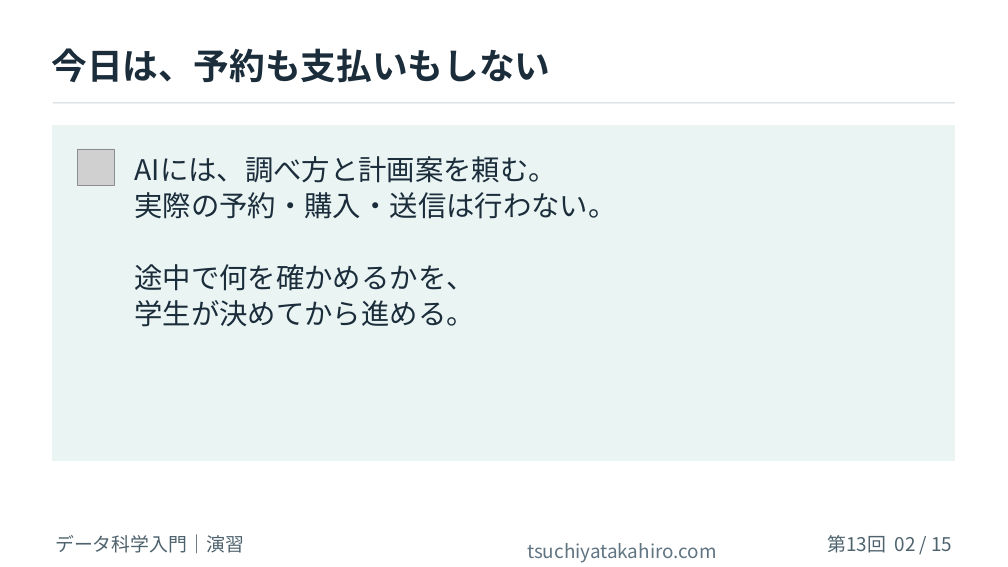
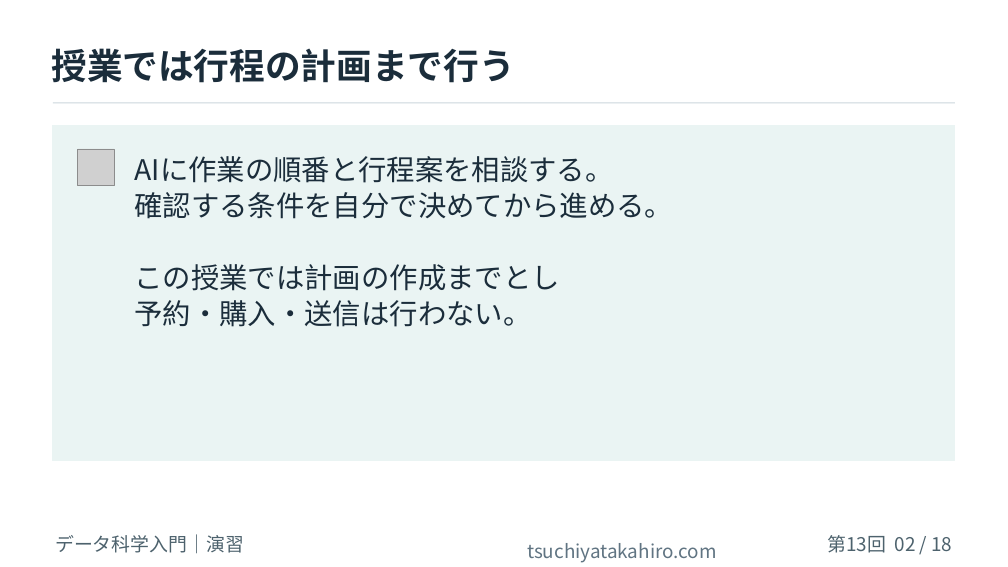
Before and after one commit to tsuchiyatakahirolab/ai-data-literacy, a slide deck: slide 2 of slides/Week13_Plan_and_Check.pptx. Drawn at 1008x567 pixels with LibreOffice and Linux fonts; fonts in the diff are those of the drawing; grey boxes stand for pictures; background and template pictures are left out. Boxes give left, top, right and bottom in pixels: in the first picture for what was removed or moved away, otherwise in the second. Text is boxed around its words. In the diff, an @@ line names an element or a change of style, - is before the commit and + after.

```diff
--- a/slides/Week13_Plan_and_Check.pptx
+++ b/slides/Week13_Plan_and_Check.pptx
@@ text at [51,48,514,83]: text changed @@
-今日は、予約も支払いもしない
+授業では行程の計画まで行う
@@ text at [135,156,674,327]: text changed @@
-AIには、調べ方と計画案を頼む。
-実際の予約・購入・送信は行わない。
-途中で何を確かめるかを、
-学生が決めてから進める。
+AIに作業の順番と行程案を相談する。
+確認する条件を自分で決めてから進める。
+この授業では計画の作成までとし
+予約・購入・送信は行わない。
@@ text at [827,535,953,553]: text changed @@
-第13回 02 / 15
+第13回 02 / 18
```
Also in this commit, not shown: 13 other slides changed, 4 slides added, 1 slide removed, 37 other files.
